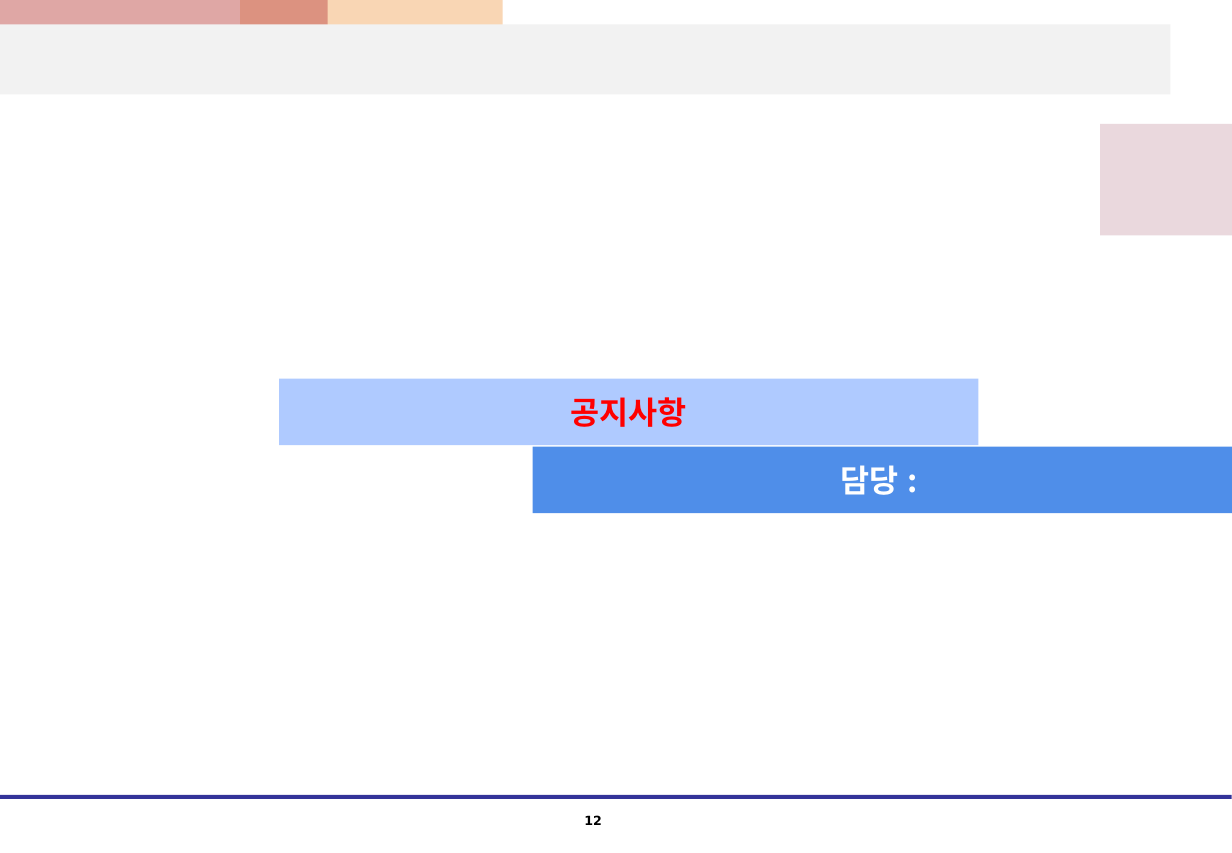
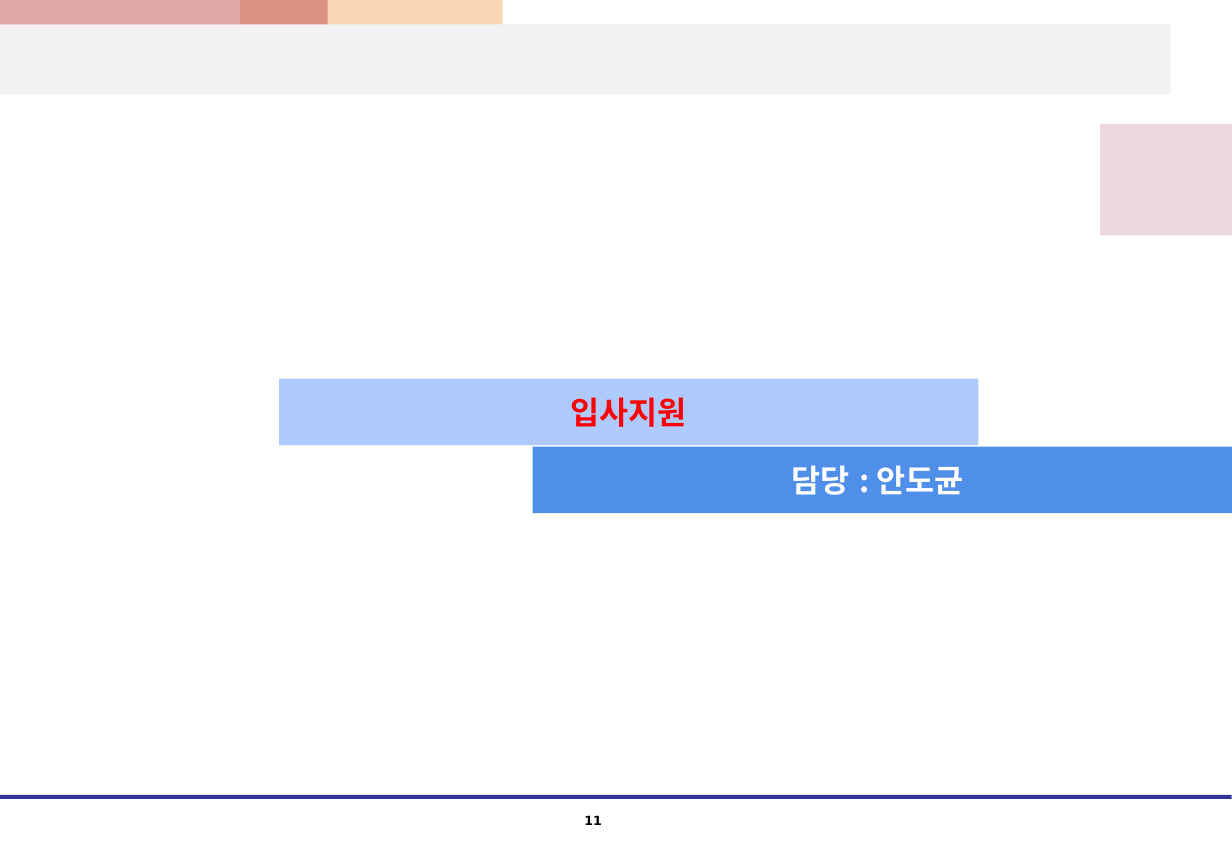
Before and after one commit to kshwang/javapj, a slide deck: slide 11 of 웹1팀_프로젝트_화면설계서.pptx (slide 12 before the commit). Drawn at 1232x853 pixels with LibreOffice and Linux fonts; fonts in the diff are those of the drawing. Boxes give left, top, right and bottom in pixels: in the first picture for what was removed or moved away, otherwise in the second. Text is boxed around its words. In the diff, an @@ line names an element or a change of style, - is before the commit and + after.

```diff
--- a/웹1팀_프로젝트_화면설계서.pptx
+++ b/웹1팀_프로젝트_화면설계서.pptx
@@ text in rectangle at (571, 397, 687, 427): text changed @@
-공지사항
+입사지원
@@ text in rectangle at (792, 465, 963, 495): text changed @@
-담당 :
+담당 : 안도균
@@ page number at (584, 815, 602, 825): text changed @@
-12
+11
```
Also in this commit, not shown: 13 other slides changed, 5 slides added, 8 slides removed.
